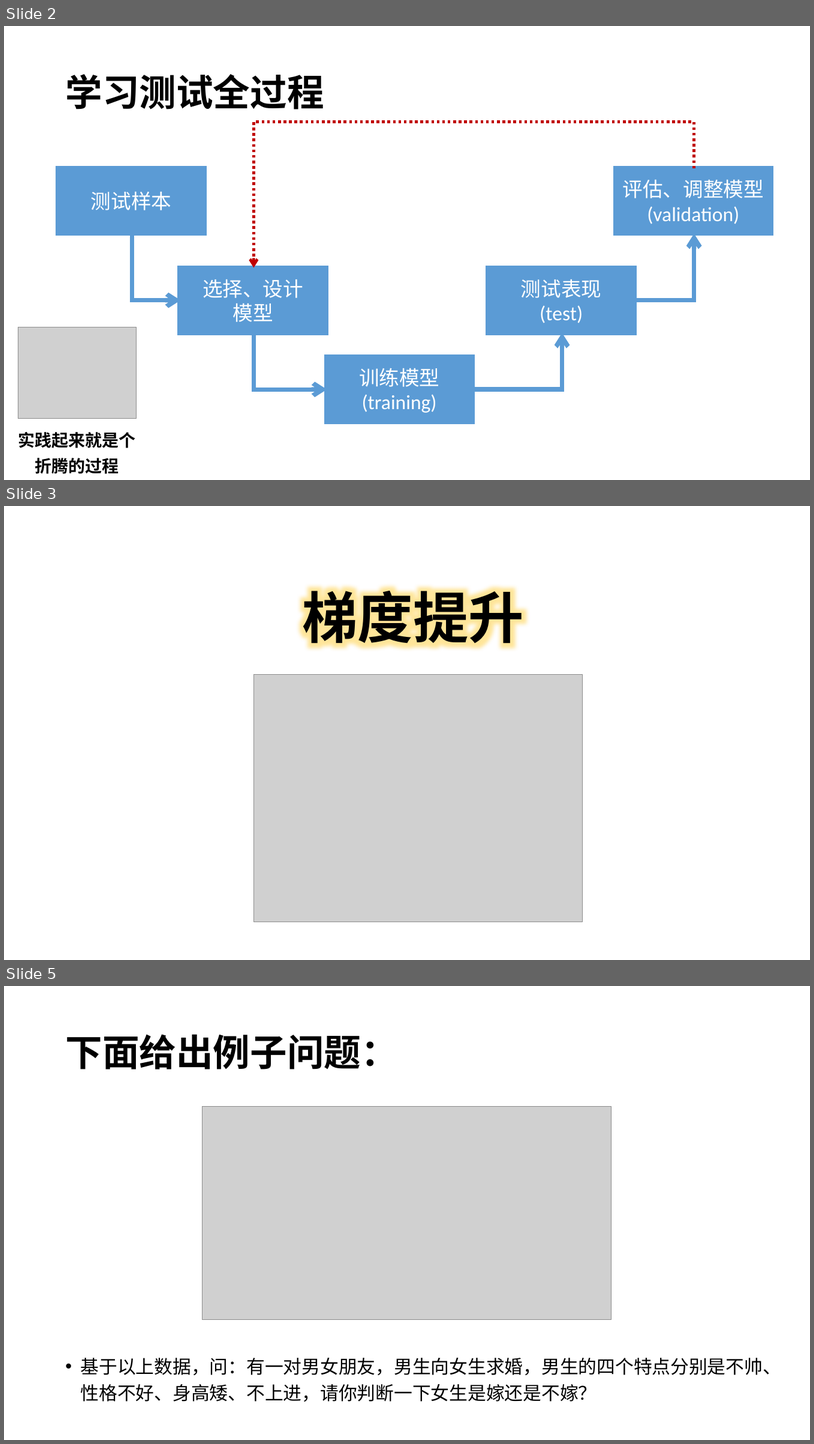
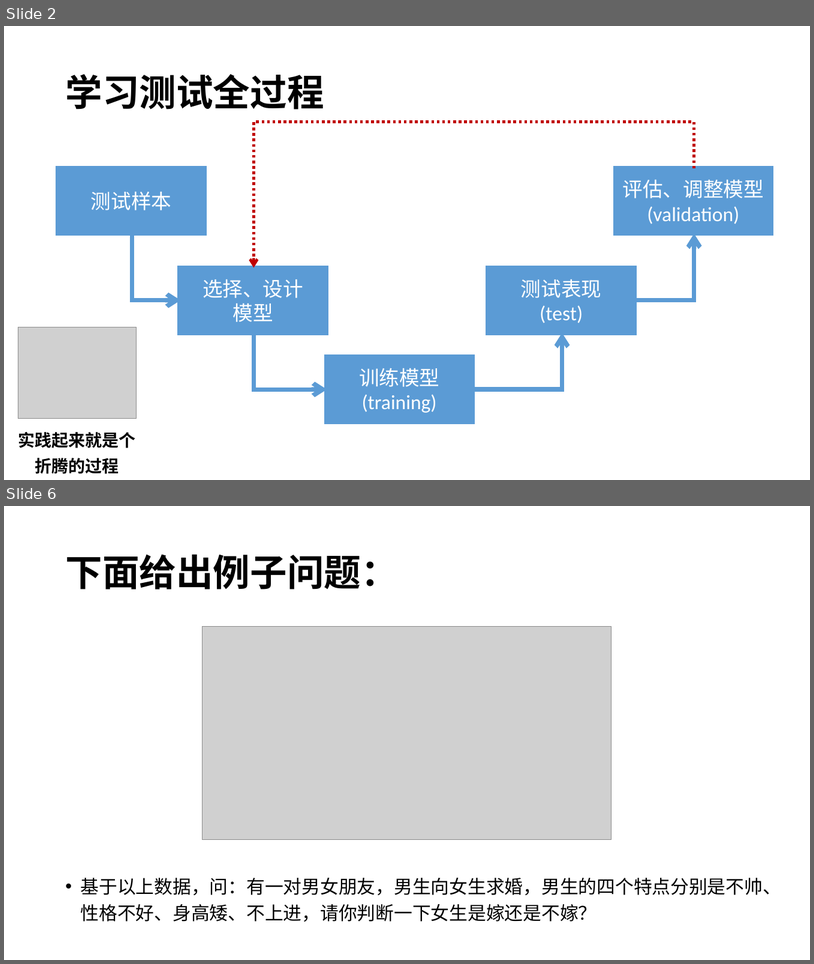
Before and after one commit to xiaodongli1986/teaching_AI, a slide deck: week12_naieve_bs.pptx. Shown one above the other, each under a label of ours: slides 2, 3 and 5 before the commit, slides 2 and 6 after it; the slides between them are not shown. The pictures are 814x1444 and 814x964 pixels, drawn with LibreOffice and Linux fonts; fonts in the diff are those of the drawing; grey boxes stand for pictures. Boxes give left, top, right and bottom in pixels: in the first picture for what was removed or moved away, otherwise in the second. Text is boxed around its words. In the diff, an @@ line names an element or a change of style, - is before the commit and + after.

```diff
--- a/week12_naieve_bs.pptx
+++ b/week12_naieve_bs.pptx
@@ slide 3 removed at (4, 506, 810, 960), background #FFFFFF @@
@@ text removed at (302, 582, 524, 652) @@
-梯度提升
@@ picture removed at (254, 674, 584, 921) @@
@@ what was slide 5 is now slide 6 @@
```
Also in this commit, not shown: 4 slides changed, 3 slides added, 3 other files.
